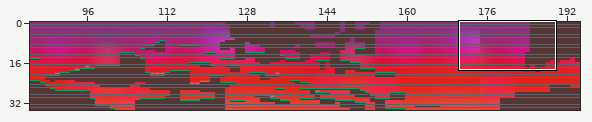
An edit to a level. Tiled map, android/assets/SegundoNivel2.tmx. The picture above shows the old version from afar; the outline marks the close-up.
Close-up. Before:
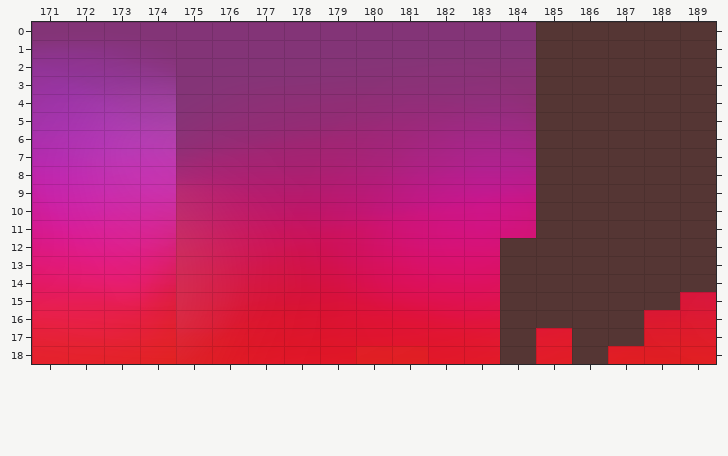
Cells are 64x32 px. Shown: x 171..189, y 0..18. The commit also changed other parts of the map, which this record leaves out.
After:
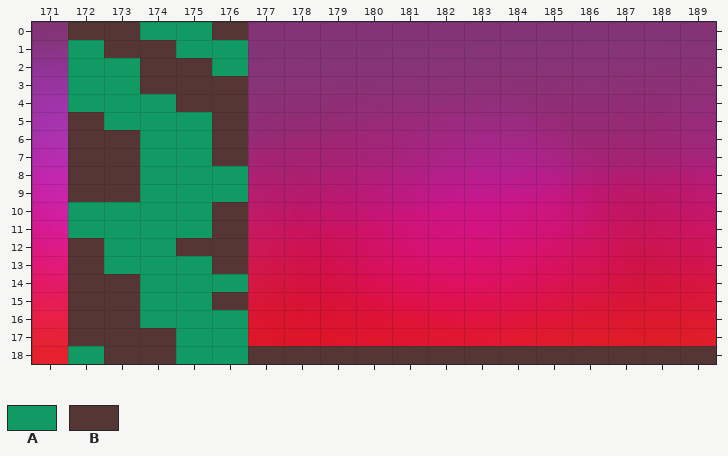
Key: from "Untitled-9": A 50, B 82.
_ is an empty cell.
The edit:
Layer "pastoPicos":
y 0: x 172..176 _____ -> BBAAB; x 185..189 BBBBB -> _____
y 1: x 172..176 _____ -> ABBAA; x 185..189 BBBBB -> _____
y 2: x 172..176 _____ -> AABBA; x 185..189 BBBBB -> _____
y 3: x 172..176 _____ -> AABBB; x 185..189 BBBBB -> _____
y 4: x 172..176 _____ -> AAABB; x 185..189 BBBBB -> _____
y 5: x 172..176 _____ -> BAAAB; x 185..189 BBBBB -> _____
y 6..7: x 172..176 _____ -> BBAAB; x 185..189 BBBBB -> _____
y 8..9: x 172..176 _____ -> BBAAA; x 185..189 BBBBB -> _____
y 10..11: x 172..176 _____ -> AAAAB; x 185..189 BBBBB -> _____
y 12: x 172..176 _____ -> BAABB; x 184..189 BBBBBB -> ______
y 13: x 172..176 _____ -> BAAAB; x 184..189 BBBBBB -> ______
y 14: x 172..176 _____ -> BBAAA; x 184..189 BBBBBB -> ______
y 15: x 172..176 _____ -> BBAAB; x 184..188 BBBBB -> _____
y 16: x 172..176 _____ -> BBAAA; x 184..187 BBBB -> ____
y 17: x 172..176 _____ -> BBBAA; x 184 B -> _; x 186..187 BB -> __
y 18: x 172..183 ____________ -> ABBAABBBBBBB; x 185 _ -> B; x 187..189 ___ -> BBB
Pixel boxes of the changes (left, top, right, bottom) in both close-ups:
changed: (68, 22, 716, 364)
